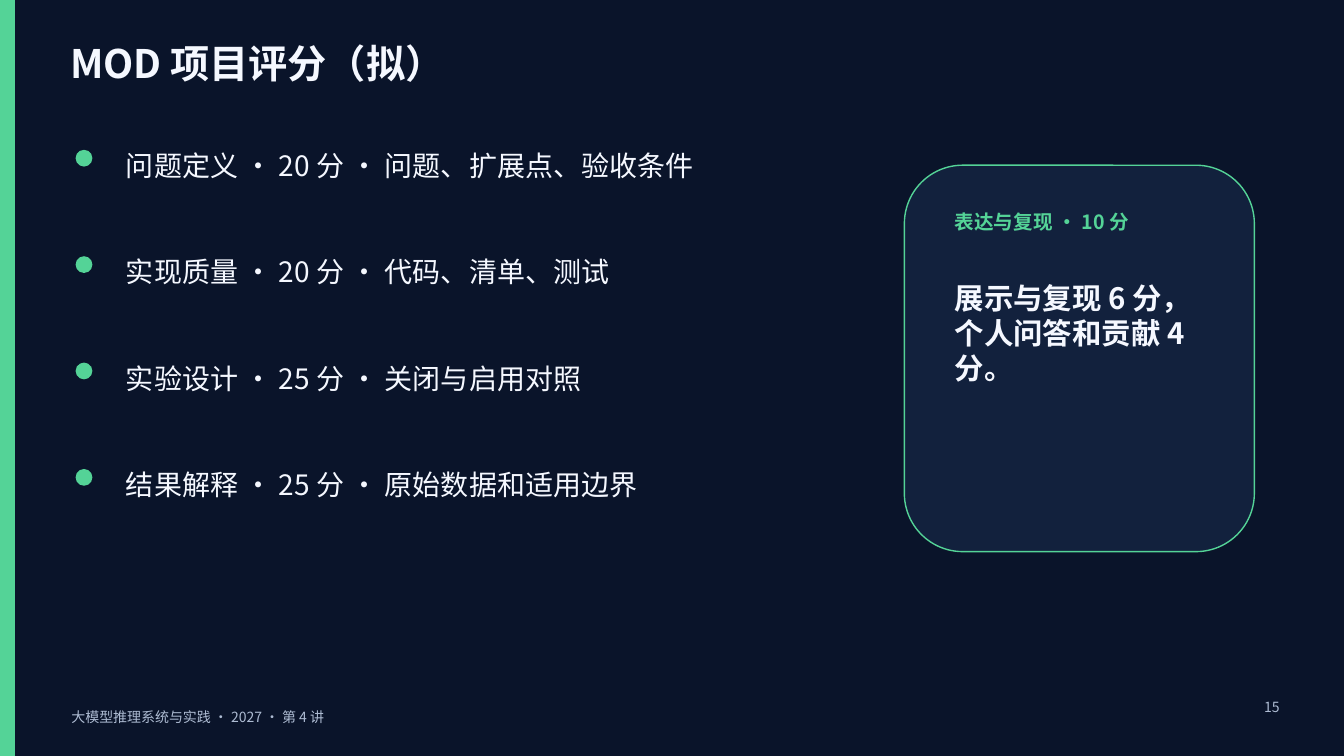
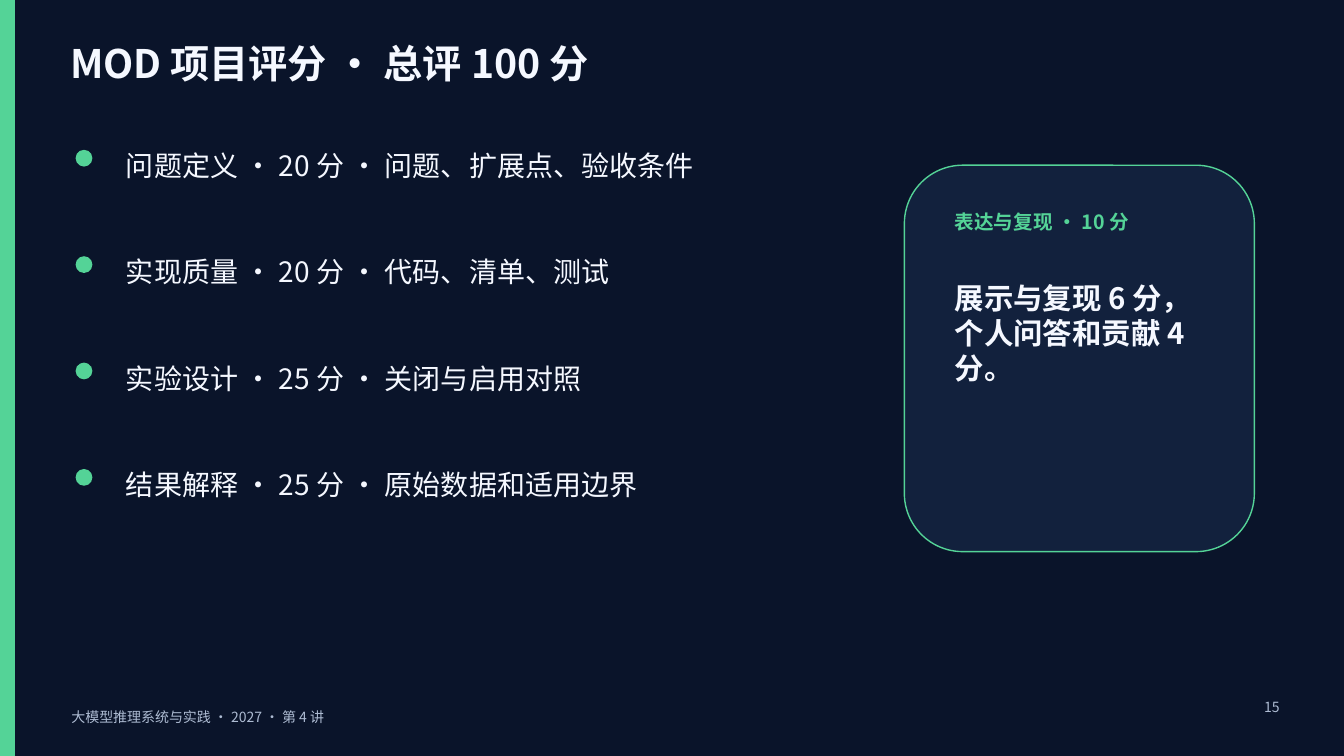
Before and after one commit to vLLM-HUST/intro-to-llm-inference-engines, a slide deck: slide 15 of build/slides/2027/lectures-8-pptx/第04讲_开源实践与课程项目.pptx. Drawn at 1344x756 pixels with LibreOffice and Linux fonts; fonts in the diff are those of the drawing. Boxes give left, top, right and bottom in pixels: in the first picture for what was removed or moved away, otherwise in the second. Text is boxed around its words. In the diff, an @@ line names an element or a change of style, - is before the commit and + after.

```diff
--- a/build/slides/2027/lectures-8-pptx/第04讲_开源实践与课程项目.pptx
+++ b/build/slides/2027/lectures-8-pptx/第04讲_开源实践与课程项目.pptx
@@ text at (x1=70, y1=45, x2=588, y2=82): text changed @@
-MOD 项目评分（拟）
+MOD 项目评分 · 总评 100 分
```
Also in this commit, not shown: 1 other slide changed, 11 other files.
